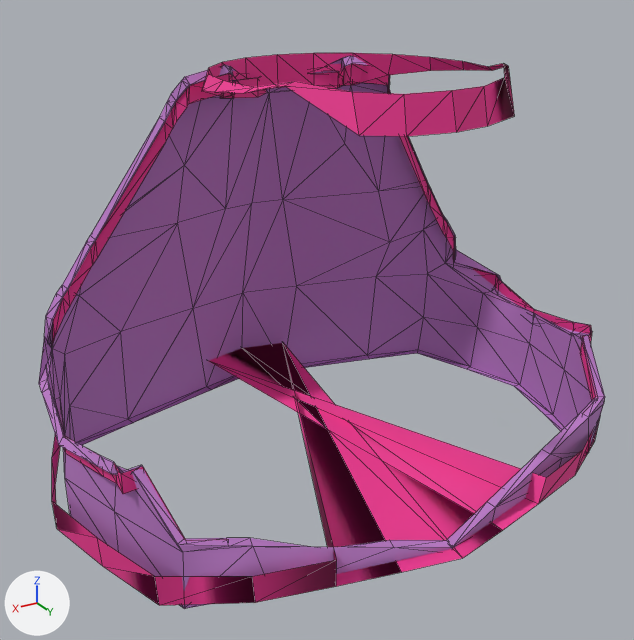
One commit to the glTF model assets/shirts/glb/12_Orchid_Halter.glb: the scene before it, then after it.
The view is the same before and after, from a camera (50 mm lens) standing at (0.542, 0.829, 2.668) and looking at (0.029, -0.026, 2.24). The axes (+X, +Y, +Z) are drawn at lower left. The lights are the same throughout. The older version comes first. Mesh edges are drawn as thin lines. Vertices at exactly the same position are counted once.

The scene before the commit, as lines of its bpy script (objects in view):
```python
me_12_orchid_halter_mesh_001 = bpy.data.meshes.new('12_Orchid_Halter mesh.001')
me_12_orchid_halter_mesh_001.from_pydata(...)  # 405 vertices, 542 faces; spans x -0.369..0.369, y -0.324..0.238, z 2.039..2.55
# faces by material slot: [188, 354]
me_12_orchid_halter_mesh_001.materials.append(mat_wardrobe___pink)  # pink #ed3590
me_12_orchid_halter_mesh_001.materials.append(mat_wardrobe___lilac)  # purple #ba79c5
ob_export_12_orchid_halter = bpy.data.objects.new('EXPORT_12_Orchid_Halter', me_12_orchid_halter_mesh_001)
ob_export_12_orchid_halter.location = (0.0, 0.0, 0.0)
```
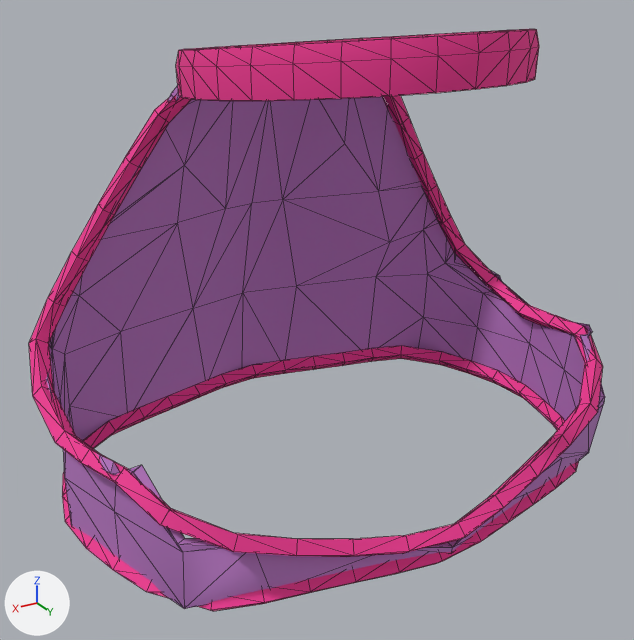
What differs and where, as boxes (x1, y1, x2, y2) in the pictures (634 x 640 px):
'EXPORT_12_Orchid_Halter', reshaped: before (39, 53, 605, 609); after (29, 29, 605, 611)
part 1 of me_12_orchid_halter_mesh_001, rebuilt: before (52, 63, 598, 541); after (29, 95, 603, 557)
part 2 of me_12_orchid_halter_mesh_001, rebuilt: before (52, 343, 601, 606); after (62, 346, 579, 611)
part 3 of me_12_orchid_halter_mesh_001, rebuilt (16% wider, 14% shorter): before (202, 53, 514, 137); after (176, 29, 539, 101)

The change, as a list of edits to the scene's bpy script:
```text
Change me_12_orchid_halter_mesh_001:
    used by ob_export_12_orchid_halter; location = (0.0, 0.0, 0.0)
    remove me_12_orchid_halter_mesh_001.from_pydata(...)  # 405 vertices, 542 faces; spans x -0.369..0.369, y -0.324..0.238, z 2.039..2.55
    add me_12_orchid_halter_mesh_001.from_pydata(...)  # 671 vertices, 1266 faces; spans x -0.358..0.362, y -0.311..0.227, z 2.025..2.594
    me_12_orchid_halter_mesh_001 part 1: the loose piece of 102 vertices spanning x -0.349..0.35, y -0.197..0.165, z 2.097..2.529 is rebuilt with 144 vertices and now spans x -0.358..0.362, y -0.196..0.227, z 2.051..2.535
    me_12_orchid_halter_mesh_001 part 2: the loose piece of 48 vertices spanning x -0.369..0.369, y -0.324..0.238, z 2.046..2.085 is rebuilt with 144 vertices and now spans x -0.353..0.354, y -0.311..0.223, z 2.025..2.054
    me_12_orchid_halter_mesh_001 part 3: the loose piece of 40 vertices spanning x -0.162..0.162, y -0.17..0.18, z 2.5..2.55 is rebuilt with 168 vertices and now spans x -0.187..0.187, y -0.206..0.206, z 2.502..2.594
```
